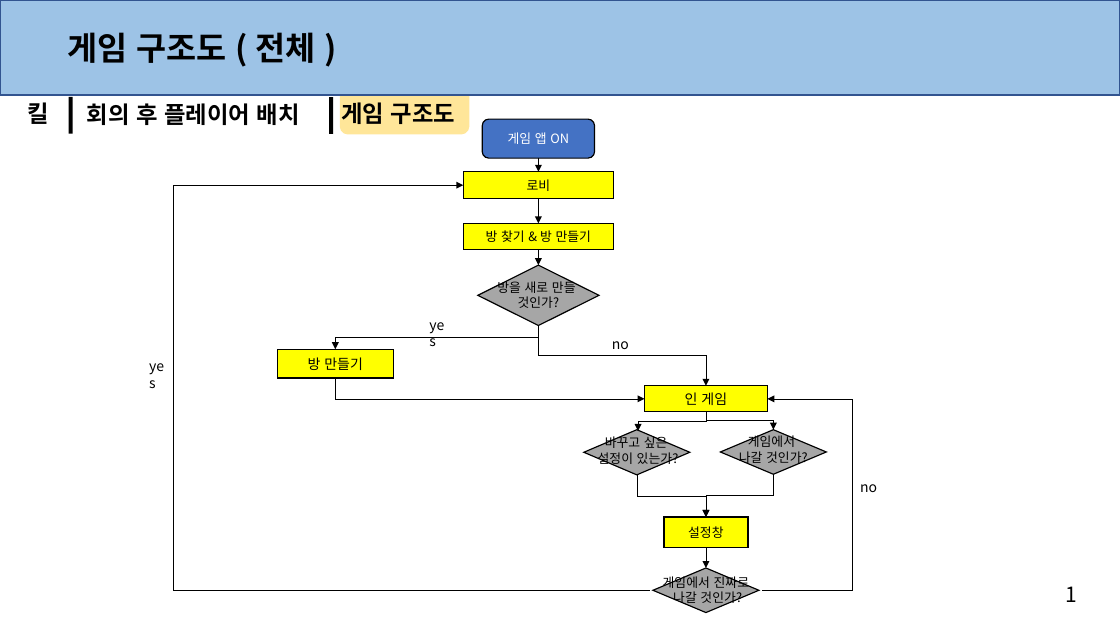
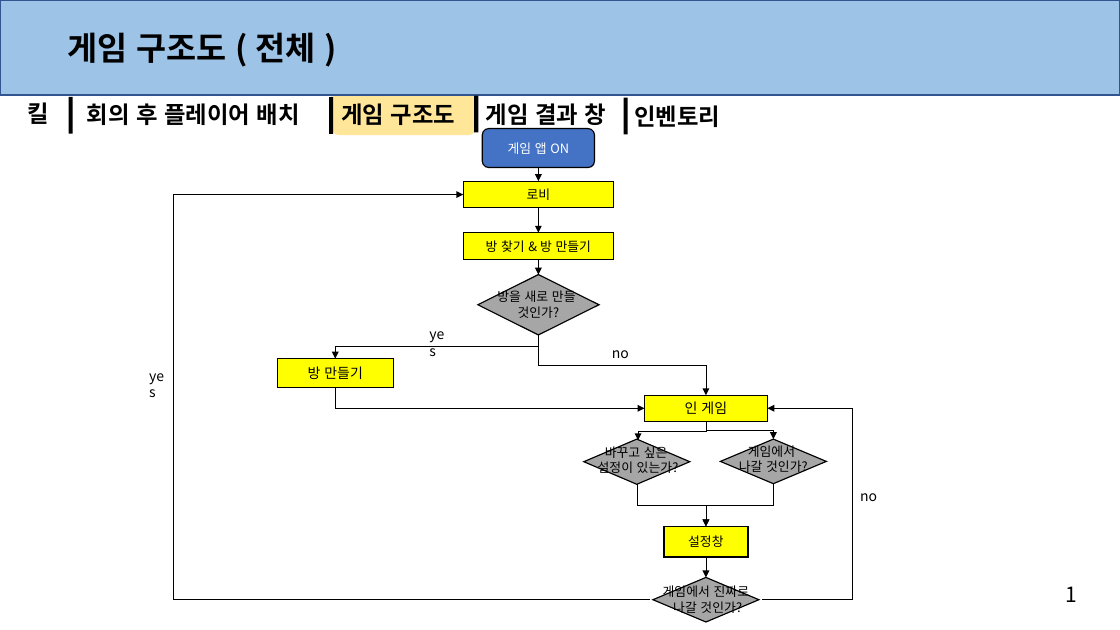
Before and after one commit to anglik0370/EscapeIsland, a slide deck: slide 4 of Document/시스템/시스템.pptx. Drawn at 1120x630 pixels with LibreOffice and Linux fonts; fonts in the diff are those of the drawing. Boxes give left, top, right and bottom in pixels: in the first picture for what was removed or moved away, otherwise in the second. Text is boxed around its words. In the diff, an @@ line names an element or a change of style, - is before the commit and + after.

```diff
--- a/Document/시스템/시스템.pptx
+++ b/Document/시스템/시스템.pptx
@@ rounded rectangle resized from (x1=340, y1=87, x2=470, y2=134) to (x1=331, y1=87, x2=476, y2=135) @@
@@ rectangle added at (x1=474, y1=96, x2=478, y2=133), fill #000000 @@
@@ text added at (x1=486, y1=103, x2=606, y2=129), 20 pt, text #000000, bold @@
+게임 결과 창
@@ rectangle added at (x1=623, y1=97, x2=628, y2=134), fill #000000 @@
@@ text added at (x1=634, y1=105, x2=720, y2=127), 20 pt, text #000000, bold @@
+인벤토리
@@ 9 elbow arrows, 8 texts, 5 rectangles, 4 diamonds, 4 arrows, 1 rounded rectangle moved together from (x1=141, y1=119, x2=877, y2=613) to (x1=141, y1=129, x2=877, y2=622) @@
```
Also in this commit, not shown: 7 other slides changed, 3 slides added, 3 other files.
